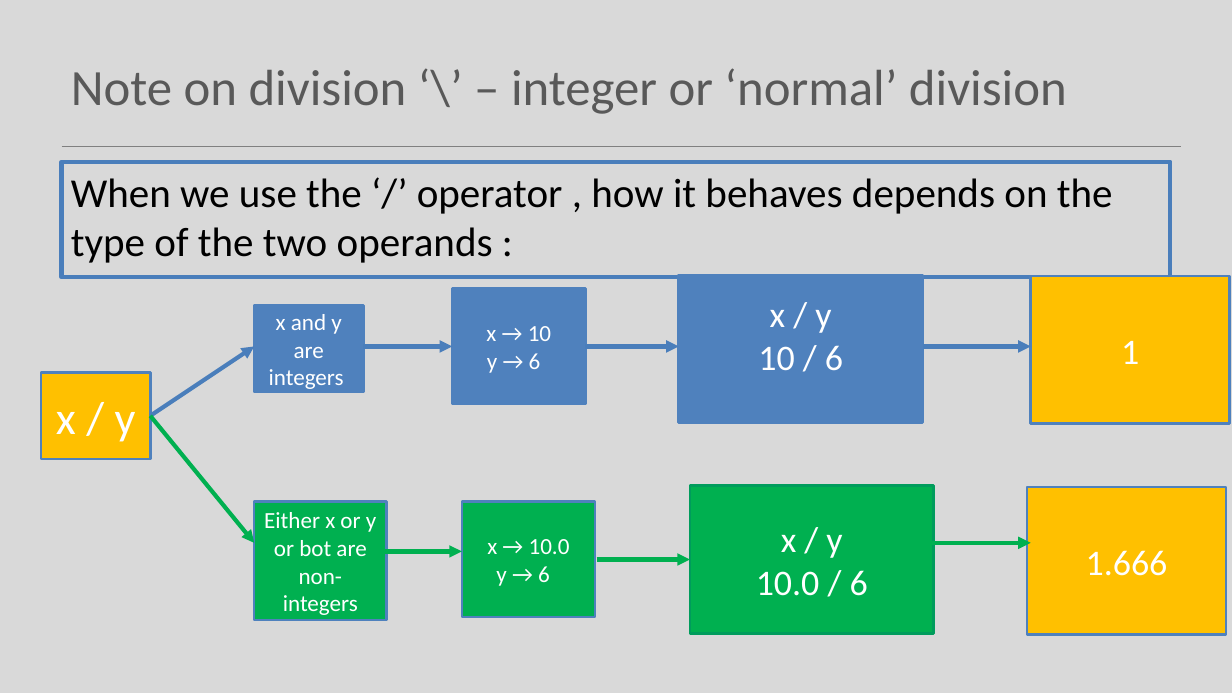
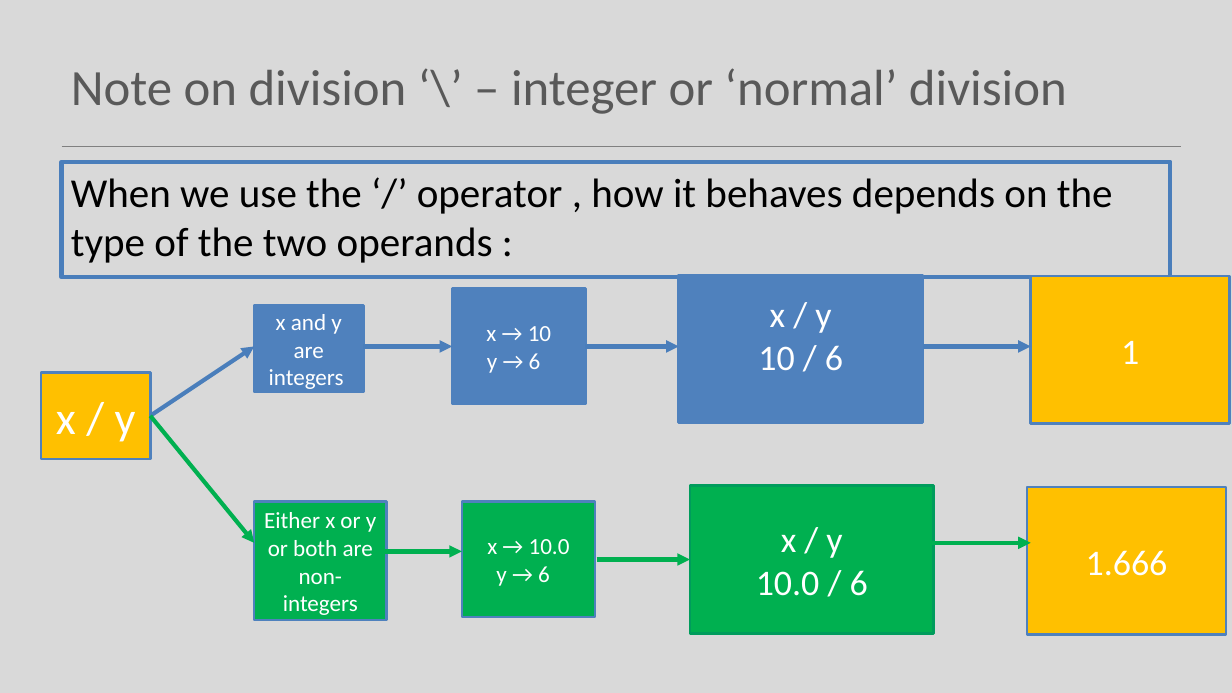
Before and after one commit to Programming-Fundamentals-SETU/prog-fund-1-sept-25, a slide deck: slide 30 of topic03-dataTypes-variables-and-expressions/unit-1/talk-1/a-data-types.pptx (slide 28 before the commit). Drawn at 1232x693 pixels with LibreOffice and Linux fonts; fonts in the diff are those of the drawing. Boxes give left, top, right and bottom in pixels: in the first picture for what was removed or moved away, otherwise in the second. Text is boxed around its words. In the diff, an @@ line names an element or a change of style, - is before the commit and + after.

```diff
--- a/topic03-dataTypes-variables-and-expressions/unit-1/talk-1/a-data-types.pptx
+++ b/topic03-dataTypes-variables-and-expressions/unit-1/talk-1/a-data-types.pptx
@@ text in rectangle at bbox=[264, 512, 376, 615]: text changed @@
-Either x or y or bot are non-integers
+Either x or y or both are non-integers
```
Also in this commit, not shown: 2 slides added, 13 other files.
